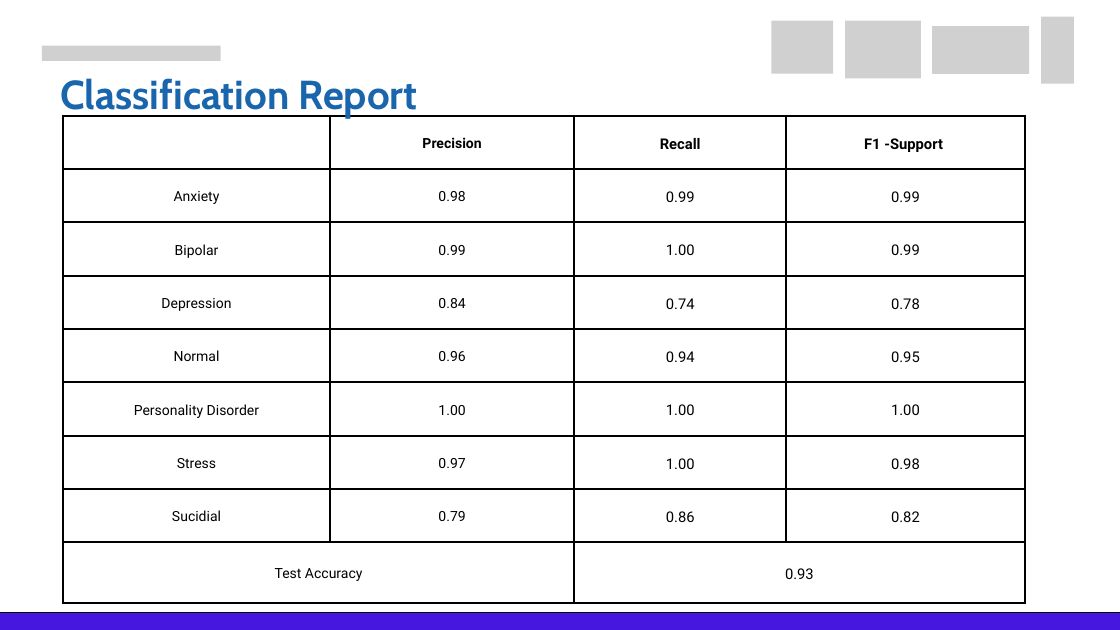
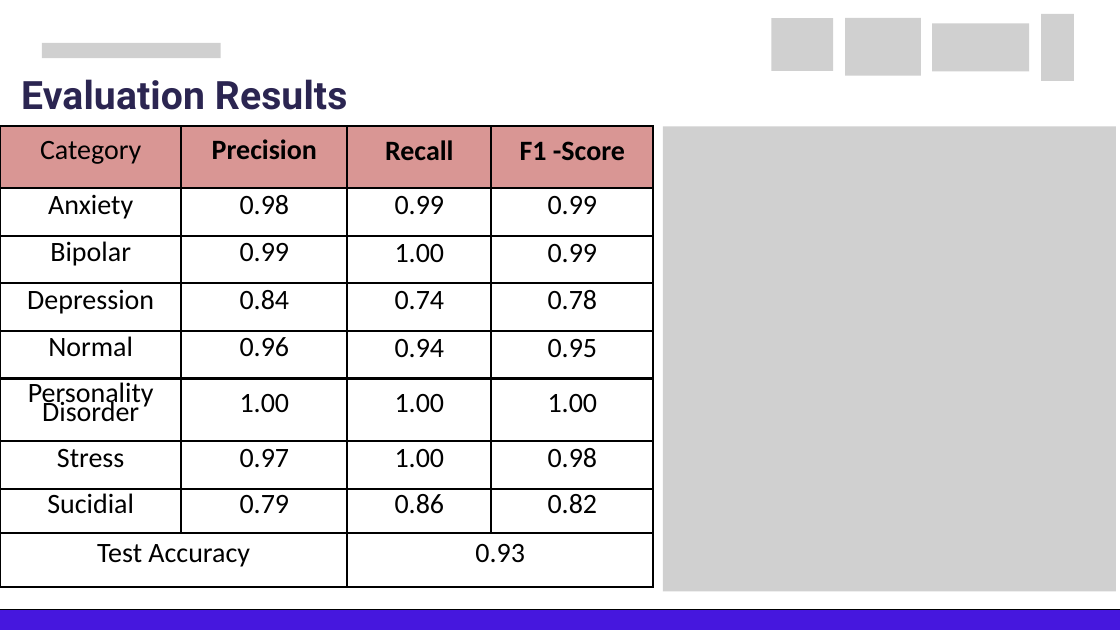
Before and after one commit to edasaruhan/FTL_Myanmar_Gr12, a slide deck: slide 14 of Final Presentation/Frontier_Tech_Leaders_ Programme_Capstone_Group12.pptx.pptx (slide 15 before the commit). Drawn at 1120x630 pixels with LibreOffice and Linux fonts; fonts in the diff are those of the drawing; grey boxes stand for pictures. Boxes give left, top, right and bottom in pixels: in the first picture for what was removed or moved away, otherwise in the second. Text is boxed around its words. In the diff, an @@ line names an element or a change of style, - is before the commit and + after.

```diff
--- a/Final Presentation/Frontier_Tech_Leaders_ Programme_Capstone_Group12.pptx.pptx
+++ b/Final Presentation/Frontier_Tech_Leaders_ Programme_Capstone_Group12.pptx.pptx
@@ text added at [21, 79, 347, 110], 50.2 pt, text #2B2551, bold @@
+Evaluation Results
@@ text removed at [60, 78, 418, 119] @@
-Classification Report
@@ table at [0, 127, 653, 591] @@
-row 1, column 1: 
+row 1, column 1: Category
-row 1, column 4: F1 -Support
+row 1, column 4: F1 -Score
@@ fill none to #D99694 in 3 cells @@
@@ size 18 to 36 pt in "Precision", "Anxiety", "0.98", "Bipolar" and 12 more places @@
@@ font Roboto to Calibri @@
@@ size 19 to 36 pt in "Recall", "0.99", "0.99", "1.00" and 12 more places @@
@@ table: place and size @@
-table at [63, 116, 1025, 603]
+table at [0, 127, 653, 591]
@@ picture added at [663, 127, 1116, 591] @@
@@ outline redrawn in 6 elements at [42, 43, 221, 58], [932, 24, 1029, 71], [845, 18, 921, 76], [1041, 14, 1074, 81], [771, 18, 833, 71], [0, 609, 1120, 630] @@
```
Also in this commit, not shown: 17 other slides changed, 1 other file.
